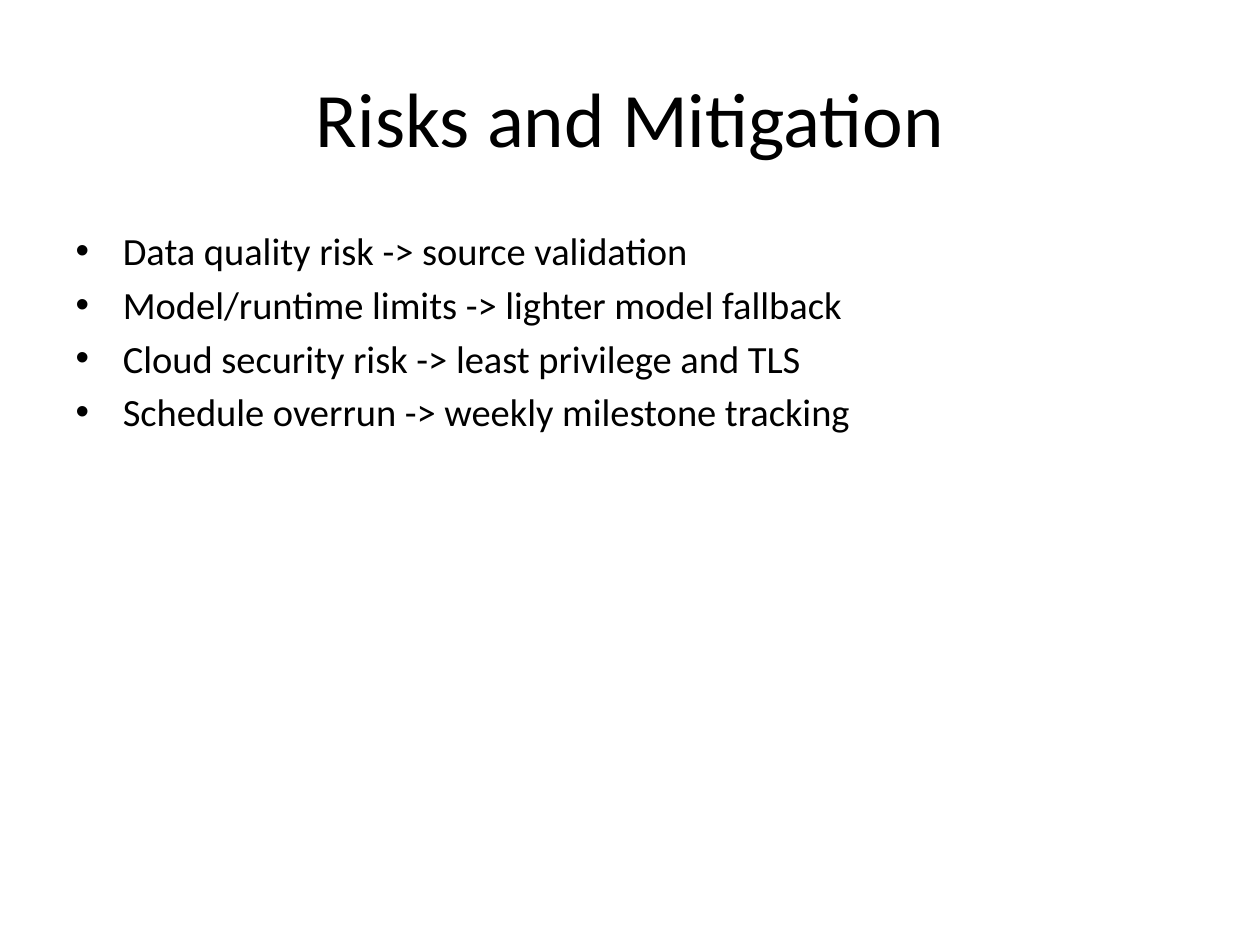
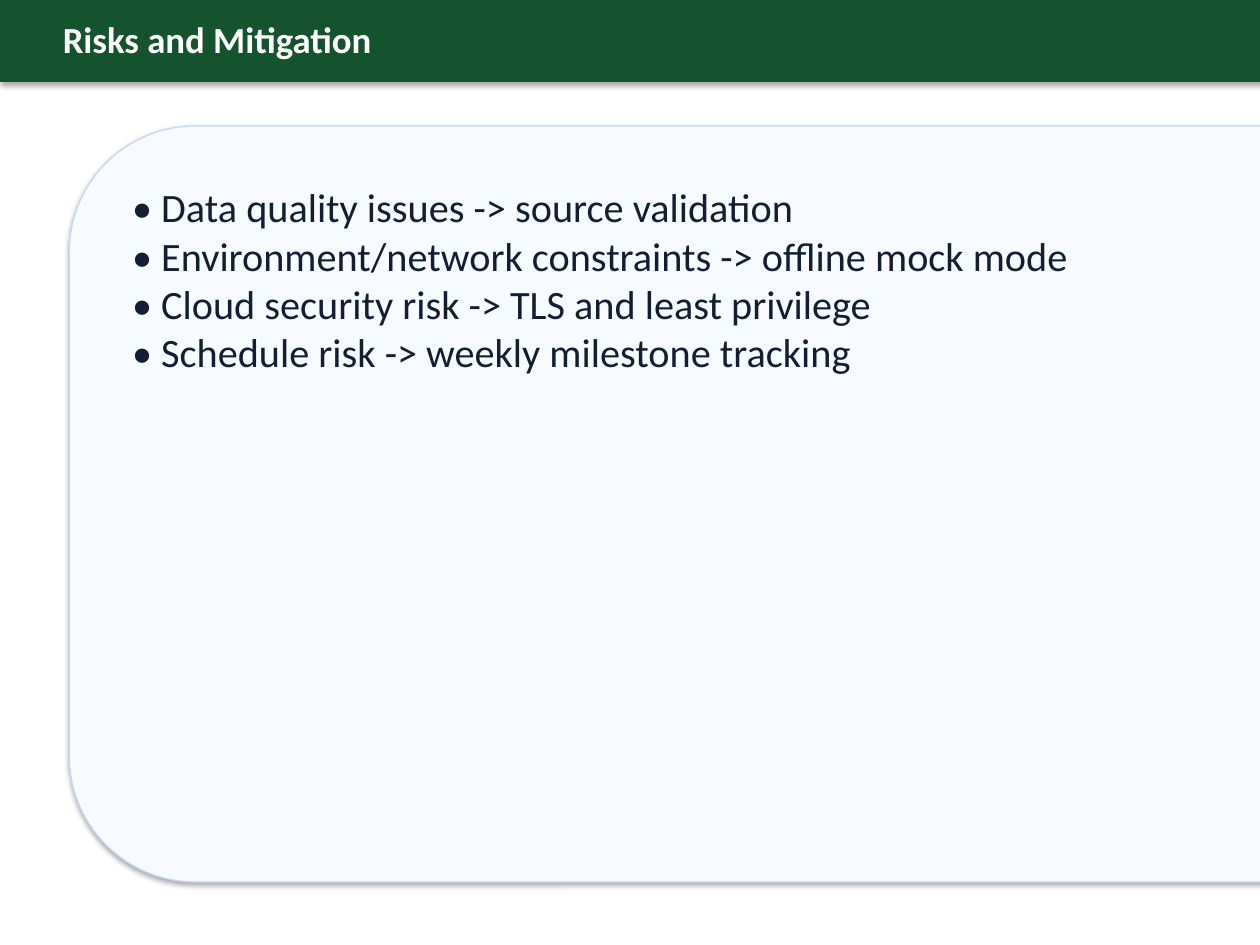
Before and after one commit to sundar0004/-Cloud-Based-RAG, a slide deck: slide 17 of docs/MSc_RAG_Project_Vels_University.pptx (slide 15 before the commit). Drawn at 1260x945 pixels with LibreOffice and Linux fonts; fonts in the diff are those of the drawing. Boxes give left, top, right and bottom in pixels: in the first picture for what was removed or moved away, otherwise in the second. Text is boxed around its words. In the diff, an @@ line names an element or a change of style, - is before the commit and + after.

```diff
--- a/docs/MSc_RAG_Project_Vels_University.pptx
+++ b/docs/MSc_RAG_Project_Vels_University.pptx
@@ rectangle added at [0,0,1260,82], fill #14532D @@
@@ text "Risks and Mitigation": place and size @@
-text "Risks and Mitigation" at [316,93,943,161]
+text "Risks and Mitigation" at [63,27,371,60]
@@ text "Risks and Mitigation" at [63,27,371,60]: size 44 to 21 pt, text colour #000000 to #FFFFFF, bold on; alignment centre to left; vertical alignment middle to top @@
@@ rounded rectangle added at [69,126,1260,882], fill #F7FAFF, outline #C6D7F2 0.75 pt @@
@@ text at [161,194,1068,374]: text changed; size 22 to 23 pt; text colour #000000 to #141E32 @@
-• Data quality risk -> source validation
-• Model/runtime limits -> lighter model fallback
-• Cloud security risk -> least privilege and TLS
-• Schedule overrun -> weekly milestone tracking
+• Data quality issues -> source validation
+• Environment/network constraints -> offline mock mode
+• Cloud security risk -> TLS and least privilege
+• Schedule risk -> weekly milestone tracking
```
Also in this commit, not shown: 5 other slides changed, 14 slides added, 13 slides removed, 1 other file.
